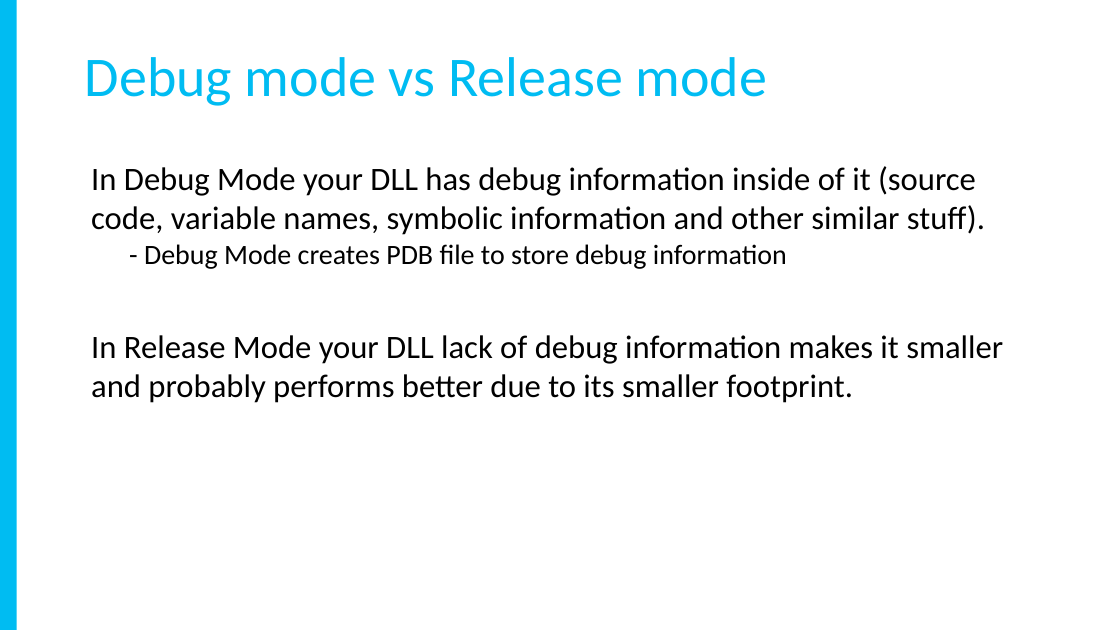
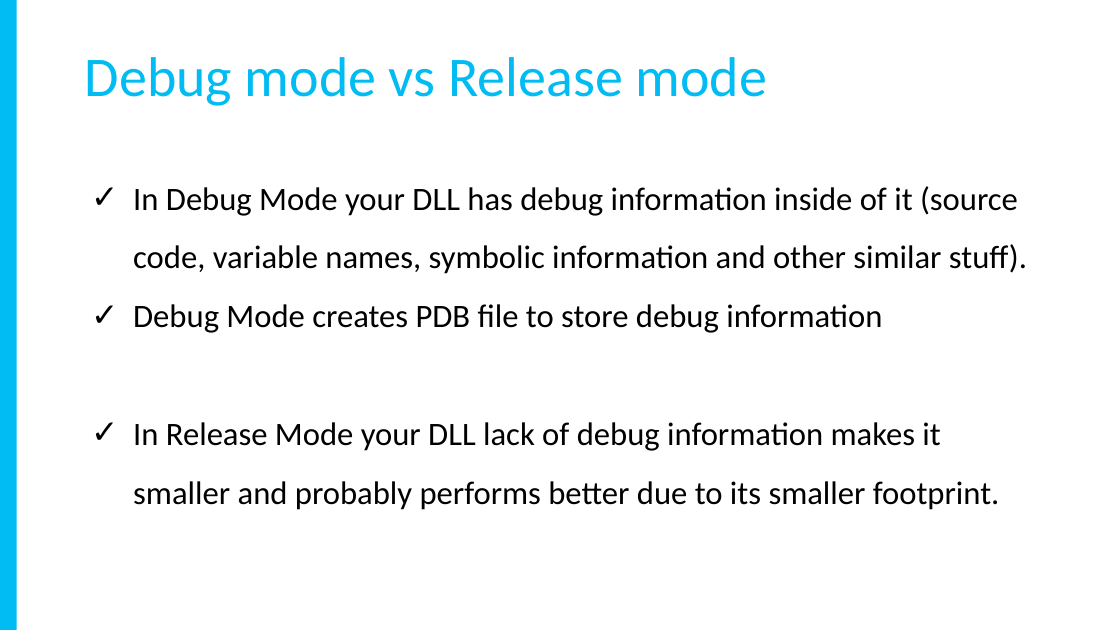
Before and after one commit to yadavavijay/tips-tricks, a slide deck: slide 12 of EmptyProject/Slides.pptx (slide 9 before the commit). Drawn at 1120x630 pixels with LibreOffice and Linux fonts; fonts in the diff are those of the drawing. Boxes give left, top, right and bottom in pixels: in the first picture for what was removed or moved away, otherwise in the second. Text is boxed around its words. In the diff, an @@ line names an element or a change of style, - is before the commit and + after.

```diff
--- a/EmptyProject/Slides.pptx
+++ b/EmptyProject/Slides.pptx
@@ text at [133, 186, 1027, 510]: bullet none to ✓; line spacing 1 to 1.5 @@
@@ text at [133, 304, 882, 333]: text changed; size 24 to 28 pt @@
-- Debug Mode creates PDB file to store debug information
+✓ Debug Mode creates PDB file to store debug information
```
Also in this commit, not shown: 7 other slides changed, 4 slides added, 1 slide removed.
